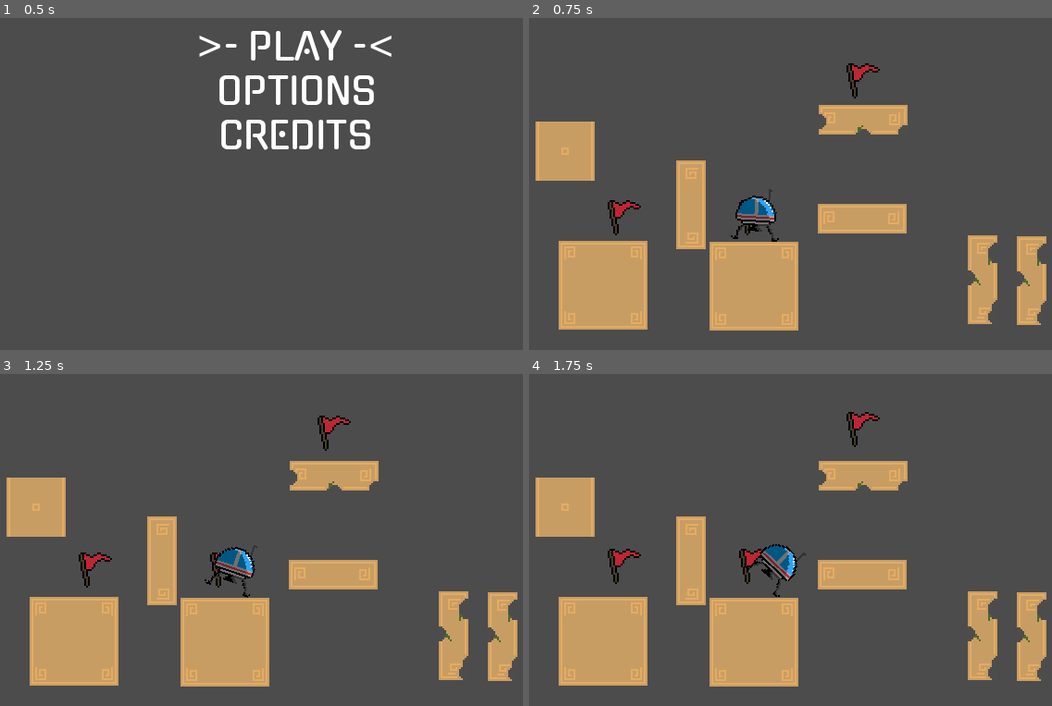
Above: before the commit, frames 1-4 (two rows, left to right).
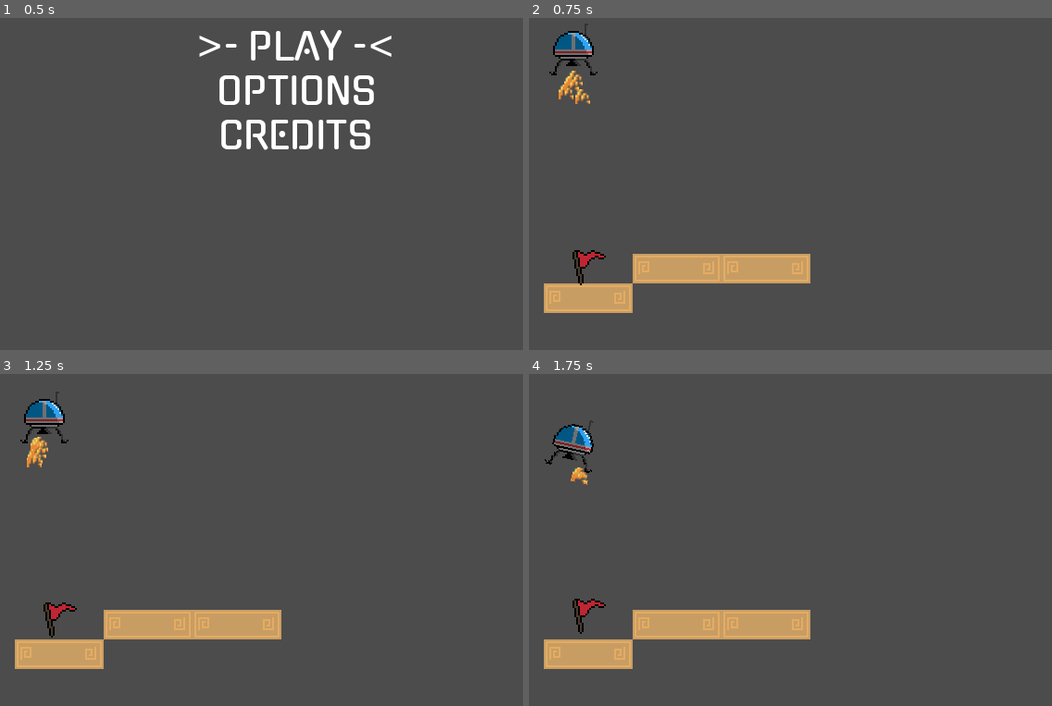
Above: after the commit, the same moments.

Repository: nicholasiasso/GMTKGameJam2020
Game: Godot game, scene res://Game.tscn
The game is run twice, just before and just after one commit, with the same random seed, the same clock (stepped at 60 frames per second) and the same inputs.
Inputs:
- Up to frame 1 (0.5 s): no input
- Up to frame 2 (0.75 s): tap Enter (ui_accept) at 0.5 s; hold Right (right) from 0.53 s (still down)
- Up to frame 3 (1.25 s): keep holding Right (right); tap Enter (ui_accept) at 0.77 s
- Up to frame 4 (1.75 s): release Right (right) at 1.28 s; hold Down (down) from 1.28 s (still down); tap Enter (ui_accept) at 1.52 s

Frame 1 is identical in both runs. In frame 2, 19% of the frame differs, in the area x 1-99%, y 1-95%; in frame 3, 19%, in the area x 1-99%, y 5-95%; in frame 4, 19%.

Commit message:
fixed reset position

Diff:
--- a/godotproject/character/Character.gd
+++ b/godotproject/character/Character.gd
@@ -29,10 +29,12 @@
 
 func _integrate_forces(state: Physics2DDirectBodyState) -> void:
 	if Input.is_action_just_pressed("reset"):
-		state.transform = Transform2D(0.0, active_checkpoint.global_position)
+		state.transform = Transform2D(0.0, active_checkpoint.get_spawn_position())
 		state.linear_velocity = Vector2.ZERO
 		state.angular_velocity = 0.0
 		input_slices = []
+		set_applied_force(Vector2.ZERO)
+		set_applied_torque(0.0)
 		return
 
 	var current_input: InputSlice = pop_and_return_delayed_input()
--- a/godotproject/character/Character.tscn
+++ b/godotproject/character/Character.tscn
@@ -3,7 +3,6 @@
 [ext_resource path="res://assets/images/lander.png" type="Texture" id=1]
 [ext_resource path="res://character/Character.gd" type="Script" id=2]
 [ext_resource path="res://character/FireParticle.tscn" type="PackedScene" id=3]
-
 
 [sub_resource type="RectangleShape2D" id=1]
 extents = Vector2( 14, 8 )
@@ -14,10 +13,7 @@
 contact_monitor = true
 can_sleep = false
 script = ExtResource( 2 )
-ROTATION_SPEED = null
-ROTATION_ACCEL = null
-THRUST_FORCE = null
-INPUT_DELAY_MSECS = 0.0
+INPUT_DELAY_MSECS = 1000.0
 
 [node name="Sprite" type="Sprite" parent="."]
 texture = ExtResource( 1 )
--- a/godotproject/levels/Checkpoint.gd
+++ b/godotproject/levels/Checkpoint.gd
@@ -8,12 +8,15 @@
 
 var is_active = false setget set_is_active
 
-func _ready():
+func _ready() -> void:
 	hover_animation_player.play("Float")
 	glow_animation_player.play("Glow")
 	activated_glow.visible = false
 
 
-func set_is_active(active: bool):
+func set_is_active(active: bool) -> void:
 	is_active = active
 	activated_glow.visible = active
+
+func get_spawn_position() -> Vector2:
+	return global_position + Vector2.UP * 6
--- a/godotproject/levels/Checkpoint.tscn
+++ b/godotproject/levels/Checkpoint.tscn
@@ -3,7 +3,6 @@
 [ext_resource path="res://assets/images/flag.png" type="Texture" id=1]
 [ext_resource path="res://levels/Checkpoint.gd" type="Script" id=2]
 [ext_resource path="res://assets/images/activated.png" type="Texture" id=3]
-
 
 [sub_resource type="RectangleShape2D" id=1]
 
@@ -46,16 +45,18 @@
 script = ExtResource( 2 )
 
 [node name="CollisionShape2D" type="CollisionShape2D" parent="."]
+position = Vector2( 0, -4 )
 shape = SubResource( 1 )
 
 [node name="Sprite" type="Sprite" parent="."]
+position = Vector2( 0, -4 )
 texture = ExtResource( 1 )
 
 [node name="HoverAnimationPlayer" type="AnimationPlayer" parent="."]
 anims/Float = SubResource( 2 )
 
 [node name="ActivatedGlow" type="Sprite" parent="."]
-position = Vector2( 0, 11 )
+position = Vector2( 0, 7 )
 texture = ExtResource( 3 )
 vframes = 2
 
--- a/godotproject/levels/World.tscn
+++ b/godotproject/levels/World.tscn
@@ -1,48 +1,22 @@
-[gd_scene load_steps=9 format=2]
+[gd_scene load_steps=4 format=2]
 
 [ext_resource path="res://levels/collision-components/Row.tscn" type="PackedScene" id=1]
-[ext_resource path="res://levels/collision-components/RowBroken.tscn" type="PackedScene" id=2]
-[ext_resource path="res://levels/collision-components/LargeWall.tscn" type="PackedScene" id=3]
-[ext_resource path="res://levels/collision-components/ColumnBroken.tscn" type="PackedScene" id=4]
-[ext_resource path="res://levels/collision-components/SmallWall4.tscn" type="PackedScene" id=5]
 [ext_resource path="res://levels/Checkpoint.tscn" type="PackedScene" id=6]
-[ext_resource path="res://levels/collision-components/Column.tscn" type="PackedScene" id=7]
 [ext_resource path="res://character/Character.tscn" type="PackedScene" id=8]
 
 [node name="World" type="Node2D"]
 
-[node name="Checkpoint" parent="." instance=ExtResource( 6 )]
-position = Vector2( 180.03, 34.9563 )
-
-[node name="Checkpoint2" parent="." instance=ExtResource( 6 )]
-position = Vector2( 50.8923, 109.014 )
-
-[node name="Checkpoint3" parent="." instance=ExtResource( 6 )]
-position = Vector2( 122.173, 109.014 )
-
-[node name="ColumnBroken2" parent="." instance=ExtResource( 4 )]
-position = Vector2( 271.368, 142.34 )
-
-[node name="ColumnBroken" parent="." instance=ExtResource( 4 )]
-position = Vector2( 244.985, 142.186 )
-
-[node name="SmallWall4" parent="." instance=ExtResource( 5 )]
-position = Vector2( 19.7265, 72.448 )
-
 [node name="Row" parent="." instance=ExtResource( 1 )]
-position = Vector2( 180.03, 109.014 )
-
-[node name="RowBroken" parent="." instance=ExtResource( 2 )]
-position = Vector2( 180.339, 55.4765 )
-
-[node name="Column" parent="." instance=ExtResource( 7 )]
-position = Vector2( 87.6125, 101.454 )
-
-[node name="LargeWall" parent="." instance=ExtResource( 3 )]
-position = Vector2( 40.1154, 144.819 )
-
-[node name="LargeWall2" parent="." instance=ExtResource( 3 )]
-position = Vector2( 121.308, 145.365 )
+position = Vector2( 32, 152 )
 
 [node name="Character" parent="." instance=ExtResource( 8 )]
-position = Vector2( 122.57, 106.569 )
+position = Vector2( 23.9808, 16.6199 )
+
+[node name="Row2" parent="." instance=ExtResource( 1 )]
+position = Vector2( 128, 136 )
+
+[node name="Row3" parent="." instance=ExtResource( 1 )]
+position = Vector2( 80, 136 )
+
+[node name="Checkpoint" parent="." instance=ExtResource( 6 )]
+position = Vector2( 32, 136 )
